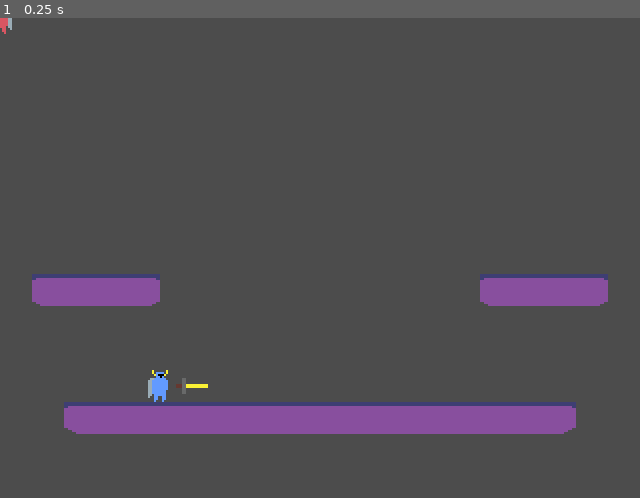
Above: before the commit, frame 1.
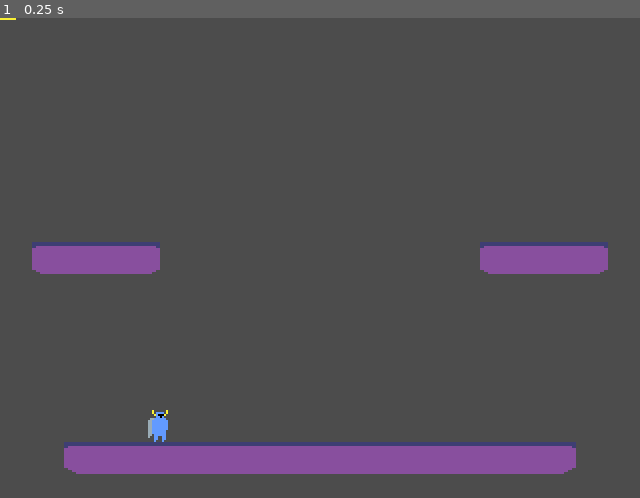
Above: after the commit, the same moment.

Repository: Syldarion/two-knights
Game: Godot game, scene res://scenes/main.tscn
Same seed, same stepped clock (60 frames per second), same inputs: the game is played once before the commit and once after it.
Inputs:
- Up to frame 1 (0.25 s): no input

The runs differ from the first frame. In frame 1, 16% of the frame differs, in the area x 0-95%, y 0-95%.

Commit message:
added sword throw and recovery; added counter

Diff:
--- a/project.godot
+++ b/project.godot
@@ -13,9 +13,15 @@
 "class": "Knight",
 "language": "GDScript",
 "path": "res://scripts/the_knight.gd"
+}, {
+"base": "KinematicBody2D",
+"class": "Sword",
+"language": "GDScript",
+"path": "res://scripts/the_sword.gd"
 } ]
 _global_script_class_icons={
-"Knight": ""
+"Knight": "",
+"Sword": ""
 }
 
 [application]
@@ -55,21 +61,24 @@
 "events": [ Object(InputEventJoypadButton,"resource_local_to_scene":false,"resource_name":"","device":0,"button_index":3,"pressure":0.0,"pressed":false,"script":null)
  ]
 }
-dash={
-"deadzone": 0.5,
-"events": [ Object(InputEventJoypadButton,"resource_local_to_scene":false,"resource_name":"","device":0,"button_index":2,"pressure":0.0,"pressed":false,"script":null)
- ]
-}
-dash_cancel={
-"deadzone": 0.5,
-"events": [ Object(InputEventJoypadButton,"resource_local_to_scene":false,"resource_name":"","device":0,"button_index":2,"pressure":0.0,"pressed":false,"script":null)
- ]
-}
 counter={
 "deadzone": 0.5,
 "events": [ Object(InputEventJoypadButton,"resource_local_to_scene":false,"resource_name":"","device":0,"button_index":1,"pressure":0.0,"pressed":false,"script":null)
  ]
 }
+throw={
+"deadzone": 0.5,
+"events": [ Object(InputEventJoypadButton,"resource_local_to_scene":false,"resource_name":"","device":0,"button_index":2,"pressure":0.0,"pressed":false,"script":null)
+ ]
+}
+
+[layer_names]
+
+2d_physics/layer_1="Level"
+2d_physics/layer_2="KnightOne"
+2d_physics/layer_3="KnightTwo"
+2d_physics/layer_4="SwordOne"
+2d_physics/layer_5="SwordTwo"
 
 [physics]
 
--- a/scenes/main.tscn
+++ b/scenes/main.tscn
@@ -1,12 +1,12 @@
-[gd_scene load_steps=12 format=2]
+[gd_scene load_steps=14 format=2]
 
 [ext_resource path="res://sprites/LevelFloor.png" type="Texture" id=1]
 [ext_resource path="res://sprites/TheKnight.png" type="Texture" id=2]
 [ext_resource path="res://sprites/TheSword.png" type="Texture" id=3]
 [ext_resource path="res://scripts/the_knight.gd" type="Script" id=4]
 [ext_resource path="res://sprites/LevelPlatform.png" type="Texture" id=5]
-[ext_resource path="res://sprites/TheKnightTwo.png" type="Texture" id=6]
 [ext_resource path="res://scripts/network_manager.gd" type="Script" id=7]
+[ext_resource path="res://scripts/the_sword.gd" type="Script" id=8]
 
 [sub_resource type="RectangleShape2D" id=1]
 extents = Vector2( 8, 8 )
@@ -20,78 +20,58 @@
 [sub_resource type="RectangleShape2D" id=4]
 extents = Vector2( 32, 8 )
 
+[sub_resource type="RectangleShape2D" id=5]
+extents = Vector2( 160, 5 )
+
+[sub_resource type="RectangleShape2D" id=6]
+extents = Vector2( 5, 120 )
+
 [node name="world" type="Node2D"]
 
 [node name="NetworkManager" type="Node2D" parent="."]
 script = ExtResource( 7 )
-knight_one_path = NodePath("../TheKnight")
-knight_two_path = NodePath("../TheKnight2")
+knight_one_path = NodePath("../KnightOne")
 
-[node name="TheKnight" type="KinematicBody2D" parent="."]
+[node name="KnightOne" type="KinematicBody2D" parent="."]
 position = Vector2( 80, 184 )
+collision_layer = 2
+collision_mask = 17
 script = ExtResource( 4 )
 move_speed = 200.0
 jump_force = 250.0
 jump_frames_max = 12
 dash_frames_max = 30
 dash_speed = 1024.0
-drop_speed = 1024.0
+drop_speed = 512.0
+sword_grab_distance = 16.0
+counter_frames_max = 3
+held_sword_path = NodePath("../SwordOne")
 
-[node name="TheKnight" type="Sprite" parent="TheKnight"]
+[node name="TheKnight" type="Sprite" parent="KnightOne"]
 texture = ExtResource( 2 )
 
-[node name="CollisionShape2D" type="CollisionShape2D" parent="TheKnight"]
+[node name="CollisionShape2D" type="CollisionShape2D" parent="KnightOne"]
 shape = SubResource( 1 )
 
-[node name="Sword" type="KinematicBody2D" parent="TheKnight"]
-position = Vector2( 16, 0 )
-collision_layer = 2
-collision_mask = 3
+[node name="SwordOne" type="KinematicBody2D" parent="."]
+position = Vector2( 96, 184 )
+collision_layer = 8
+script = ExtResource( 8 )
+throw_speed = 400.0
+rotation_speed = 1080.0
 
-[node name="TheSword" type="Sprite" parent="TheKnight/Sword"]
+[node name="TheSword" type="Sprite" parent="SwordOne"]
 texture = ExtResource( 3 )
 
-[node name="CollisionShape2D" type="CollisionShape2D" parent="TheKnight/Sword"]
-position = Vector2( 3, 0 )
-shape = SubResource( 2 )
-
-[node name="TheKnight2" type="KinematicBody2D" parent="."]
-position = Vector2( 240, 184 )
-script = ExtResource( 4 )
-__meta__ = {
-"_editor_description_": ""
-}
-move_speed = 200.0
-jump_force = 250.0
-jump_frames_max = 12
-dash_frames_max = 30
-dash_speed = 1024.0
-drop_speed = 1024.0
-
-[node name="TheKnight" type="Sprite" parent="TheKnight2"]
-texture = ExtResource( 6 )
-flip_h = true
-
-[node name="CollisionShape2D" type="CollisionShape2D" parent="TheKnight2"]
-shape = SubResource( 1 )
-
-[node name="Sword" type="KinematicBody2D" parent="TheKnight2"]
-position = Vector2( -16, 0 )
-rotation = 3.14159
-collision_layer = 2
-collision_mask = 3
-
-[node name="TheSword" type="Sprite" parent="TheKnight2/Sword"]
-texture = ExtResource( 3 )
-
-[node name="CollisionShape2D" type="CollisionShape2D" parent="TheKnight2/Sword"]
+[node name="CollisionShape2D" type="CollisionShape2D" parent="SwordOne"]
 position = Vector2( 3, 0 )
 shape = SubResource( 2 )
 
 [node name="Level" type="Node2D" parent="."]
 
 [node name="LevelFloor" type="StaticBody2D" parent="Level"]
-position = Vector2( 160, 200 )
+position = Vector2( 160, 220 )
+collision_mask = 31
 
 [node name="LevelFloor" type="Sprite" parent="Level/LevelFloor"]
 texture = ExtResource( 1 )
@@ -100,7 +80,8 @@
 shape = SubResource( 3 )
 
 [node name="LevelPlatform" type="StaticBody2D" parent="Level"]
-position = Vector2( 48, 136 )
+position = Vector2( 48, 120 )
+collision_mask = 31
 
 [node name="Sprite" type="Sprite" parent="Level/LevelPlatform"]
 texture = ExtResource( 5 )
@@ -110,7 +91,8 @@
 one_way_collision = true
 
 [node name="LevelPlatform2" type="StaticBody2D" parent="Level"]
-position = Vector2( 272, 136 )
+position = Vector2( 272, 120 )
+collision_mask = 31
 
 [node name="Sprite" type="Sprite" parent="Level/LevelPlatform2"]
 texture = ExtResource( 5 )
@@ -118,3 +100,31 @@
 [node name="CollisionShape2D" type="CollisionShape2D" parent="Level/LevelPlatform2"]
 shape = SubResource( 4 )
 one_way_collision = true
+
+[node name="TopBarrier" type="StaticBody2D" parent="Level"]
+position = Vector2( 160, 0 )
+collision_mask = 31
+
+[node name="CollisionShape2D" type="CollisionShape2D" parent="Level/TopBarrier"]
+shape = SubResource( 5 )
+
+[node name="BottomBarrier" type="StaticBody2D" parent="Level"]
+position = Vector2( 160, 240 )
+collision_mask = 31
+
+[node name="CollisionShape2D" type="CollisionShape2D" parent="Level/BottomBarrier"]
+shape = SubResource( 5 )
+
+[node name="LeftBarrier" type="StaticBody2D" parent="Level"]
+position = Vector2( 0, 120 )
+collision_mask = 31
+
+[node name="CollisionShape2D" type="CollisionShape2D" parent="Level/LeftBarrier"]
+shape = SubResource( 6 )
+
+[node name="RightBarrier" type="StaticBody2D" parent="Level"]
+position = Vector2( 320, 120 )
+collision_mask = 31
+
+[node name="CollisionShape2D" type="CollisionShape2D" parent="Level/RightBarrier"]
+shape = SubResource( 6 )
--- a/scripts/network_manager.gd
+++ b/scripts/network_manager.gd
@@ -63,7 +63,7 @@
 	update_player_list()
 	get_tree().set_network_peer(network_peer)
 	knight_one.assign_control(network_peer.get_unique_id())
-	knight_two.assign_control(-1)
+	# knight_two.assign_control(-1)
 	# var my_player = PlayerManager.spawn_player(network_peer.get_unique_id(), spawn_position)
 	# get_node("/root/world/Camera").set_target(my_player)
 
--- a/scripts/the_knight.gd
+++ b/scripts/the_knight.gd
@@ -7,20 +7,29 @@
 export(int) var dash_frames_max
 export(float) var dash_speed
 export(float) var drop_speed
+export(float) var sword_grab_distance
+export(int) var counter_frames_max
+
+export(NodePath) var held_sword_path
+
+onready var held_sword = get_node(held_sword_path)
 
 puppet var puppet_pos = Vector2()
 
 var velocity = Vector2()
 var facing = 1
 
-var dash_frames
-var can_dash
-var dashing
 var jump_frames = 0
 var can_jump
 var jumping
 var dropping
 var can_drop
+var is_countering
+var counter_frames = 0
+var in_counter_recovery
+
+var sword_thrown
+var retrieving_sword
 
 func _ready():
 	pass
@@ -28,7 +37,6 @@
 func _physics_process(delta):
 	if is_network_master():
 		get_input()
-		check_dash()
 		check_jump()
 		check_drop()
 
@@ -37,21 +45,29 @@
 		else:
 			velocity.y += 1200 * delta
 
-		if dashing:
-			velocity.y = 0
-			velocity.x = facing * dash_speed
-		elif dropping:
+		if retrieving_sword:
+			var sword_diff = held_sword.position - position
+			var sword_dist = sword_diff.length()
+			var sword_dir = sword_diff.normalized()
+			velocity = sword_dir * dash_speed
+			if sword_dist <= sword_grab_distance:
+				retrieving_sword = false
+				sword_thrown = false
+				velocity = Vector2.ZERO
+
+		if dropping:
 			velocity.x = 0
 			velocity.y = drop_speed
 
+		if is_countering:
+			counter_frames += 1
+			if counter_frames > counter_frames_max:
+				is_countering = false
+			modulate = Color.blue
+		else:
+			modulate = Color.white
+
 		velocity = move_and_slide(velocity, Vector2.UP)
-
-		if global_transform.origin.x < -16:
-			global_transform.origin.x = 336
-		elif global_transform.origin.x > 336:
-			global_transform.origin.x = -16
-		if global_transform.origin.y > 256:
-			global_transform.origin.y = -16
 
 		rset_unreliable("puppet_pos", global_transform.origin)
 	else:
@@ -60,41 +76,43 @@
 func get_input():
 	velocity.x = 0.0
 
-	if not dashing and not dropping:
-		if Input.is_action_pressed("move_left"):
+	var left_stick = Vector2(Input.get_joy_axis(0, JOY_AXIS_0),
+							 Input.get_joy_axis(0, JOY_AXIS_1))
+
+	if not dropping:
+		if left_stick.x < -0.1:
 			velocity.x -= move_speed # need to move these out of here, one place for velocity
 			face(-1)
-		elif Input.is_action_pressed("move_right"):
+		elif left_stick.x > 0.1:
 			velocity.x += move_speed
 			face(1)
 		jumping = Input.is_action_pressed("jump")
-
-	if Input.is_action_just_pressed("dash"):
-		if can_dash:
-			dashing = true
-			can_dash = false
-			dash_frames = 0
-		elif dashing:
-			dashing = false
-			can_dash = false
-			dash_frames = 0
 
 	if Input.is_action_just_pressed("drop"):
 		if can_drop:
 			dropping = true
 			can_drop = false
-			if dashing:
-				dashing = false
 
-func check_dash():
-	if dashing:
-		can_dash = false
-		dash_frames += 1
-		if dash_frames > dash_frames_max:
-			dashing = false
+	if not dropping:
+		if not sword_thrown:
+			var point_angle = get_point_and_angle(left_stick.x, left_stick.y)
+			held_sword.position = position + Vector2(point_angle.x, point_angle.y) * 16
+			held_sword.rotation_degrees = point_angle.z
+
+			if Input.is_action_just_pressed("throw"):
+				held_sword.throw(left_stick)
+				sword_thrown = true
+		elif Input.is_action_just_pressed("throw") and sword_thrown:
+			held_sword.halt()
+			retrieving_sword = true
 	else:
-		if is_on_floor():
-			can_dash = true
+		var point_angle = get_point_and_angle(0.0, 1.0)
+		held_sword.position = position + Vector2(point_angle.x, point_angle.y) * 16
+		held_sword.rotation_degrees = point_angle.z
+
+	if Input.is_action_just_pressed("counter") and not is_countering:
+		is_countering = true
+		counter_frames = 0
 
 func check_jump():
 	if jumping and can_jump:
@@ -119,12 +137,17 @@
 	facing = direction
 	if facing == -1:
 		$TheKnight.flip_h = true
-		$Sword.rotation_degrees = 180
-		$Sword.position = Vector2(-16, 0)
 	elif facing == 1:
 		$TheKnight.flip_h = false
-		$Sword.rotation_degrees = 0
-		$Sword.position = Vector2(16, 0)
 
 func assign_control(id):
 	set_network_master(id)
+
+func grab_sword(sword):
+	add_child(sword)
+
+func get_point_and_angle(axis_x, axis_y):
+	var unit_coord = Vector2.RIGHT
+	if abs(axis_x) > 0.1 or abs(axis_y) > 0.1:
+		unit_coord = Vector2(axis_x, axis_y).normalized()
+	return Vector3(unit_coord.x, unit_coord.y, rad2deg(unit_coord.angle()))
--- /dev/null
+++ b/scripts/the_sword.gd
@@ -0,0 +1,45 @@
+class_name Sword
+extends KinematicBody2D
+
+export(float) var throw_speed
+export(float) var rotation_speed
+
+puppet var puppet_pos = Vector2()
+puppet var puppet_rot = 0.0
+
+var direction
+var flying
+
+var owner_id
+
+func _ready():
+	pass
+
+func _physics_process(delta):
+	if is_network_master():
+		if flying:
+			var collision = move_and_collide(direction * throw_speed * delta)
+			if collision:
+				check_collision(collision)
+			rotation_degrees += rotation_speed * delta
+
+		rset_unreliable("puppet_pos", global_transform.origin)
+		rset_unreliable("puppet_rot", rotation_degrees)
+	else:
+		global_transform.origin = puppet_pos
+		rotation_degrees = puppet_rot
+
+func throw(throw_dir):
+	direction = throw_dir
+	flying = true
+
+func halt():
+	flying = false
+
+func check_collision(collision: KinematicCollision2D):
+	var knight = collision.collider
+	if not knight:
+		return
+
+	if collision.collider_id == owner_id:
+		knight.grab_sword(self)
